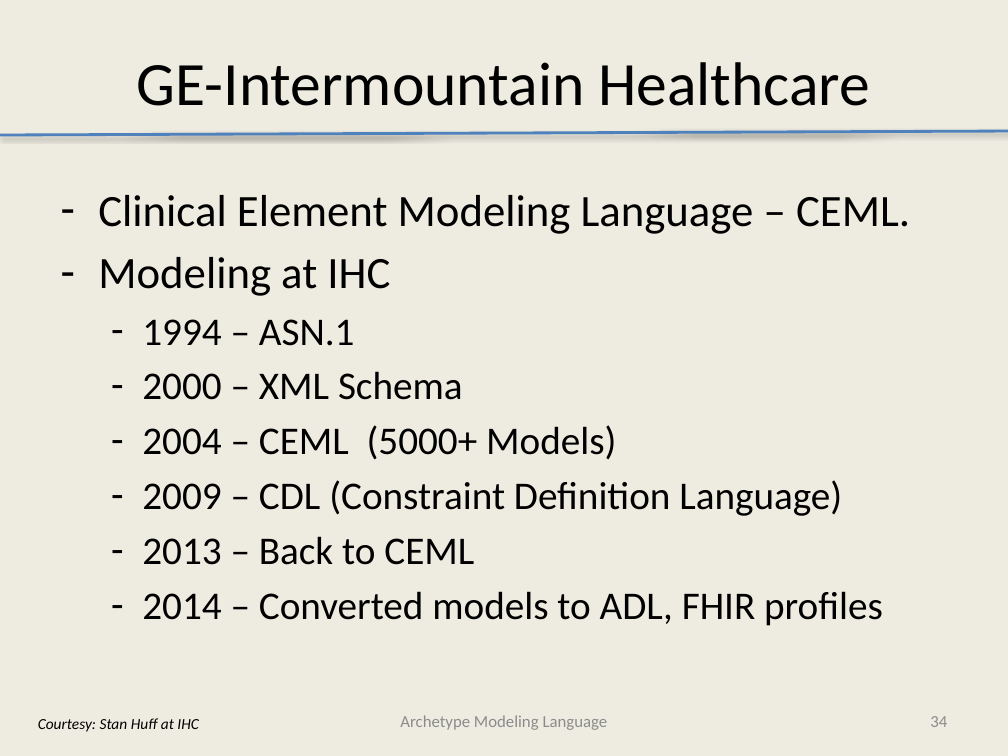
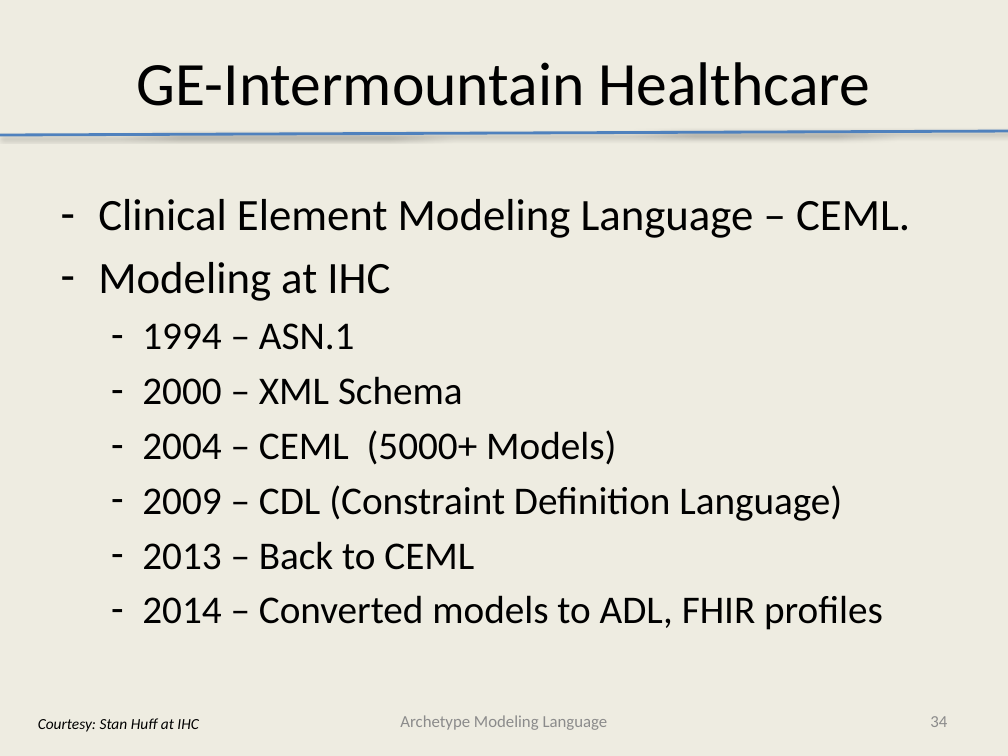
Before and after one commit to Avelanda/AMLTooling, a slide deck: slide 34 of docs/AMLTooling.pptx. Drawn at 1008x756 pixels with LibreOffice and Linux fonts; fonts in the diff are those of the drawing. Boxes give left, top, right and bottom in pixels: in the first picture for what was removed or moved away, otherwise in the second. Text is boxed around its words. In the diff, an @@ line names an element or a change of style, - is before the commit and + after.

Commit message:
Added AML Model and profiles

```diff
--- a/docs/AMLTooling.pptx
+++ b/docs/AMLTooling.pptx
@@ text "Clinical Element Modeling Language – ...": place and size @@
-text "Clinical Element Modeling Language – ..." at (98, 195, 910, 626)
+text "Clinical Element Modeling Language – ..." at (98, 199, 910, 630)
```
Also in this commit, not shown: 3 other slides changed, 14 slides added.
